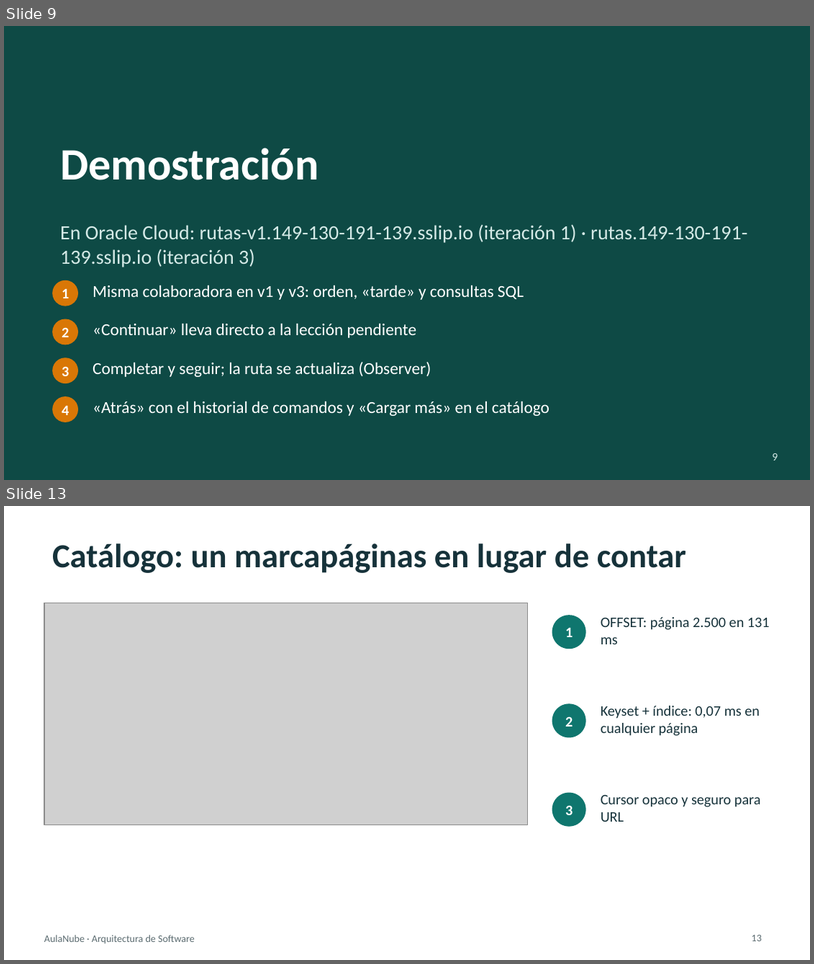
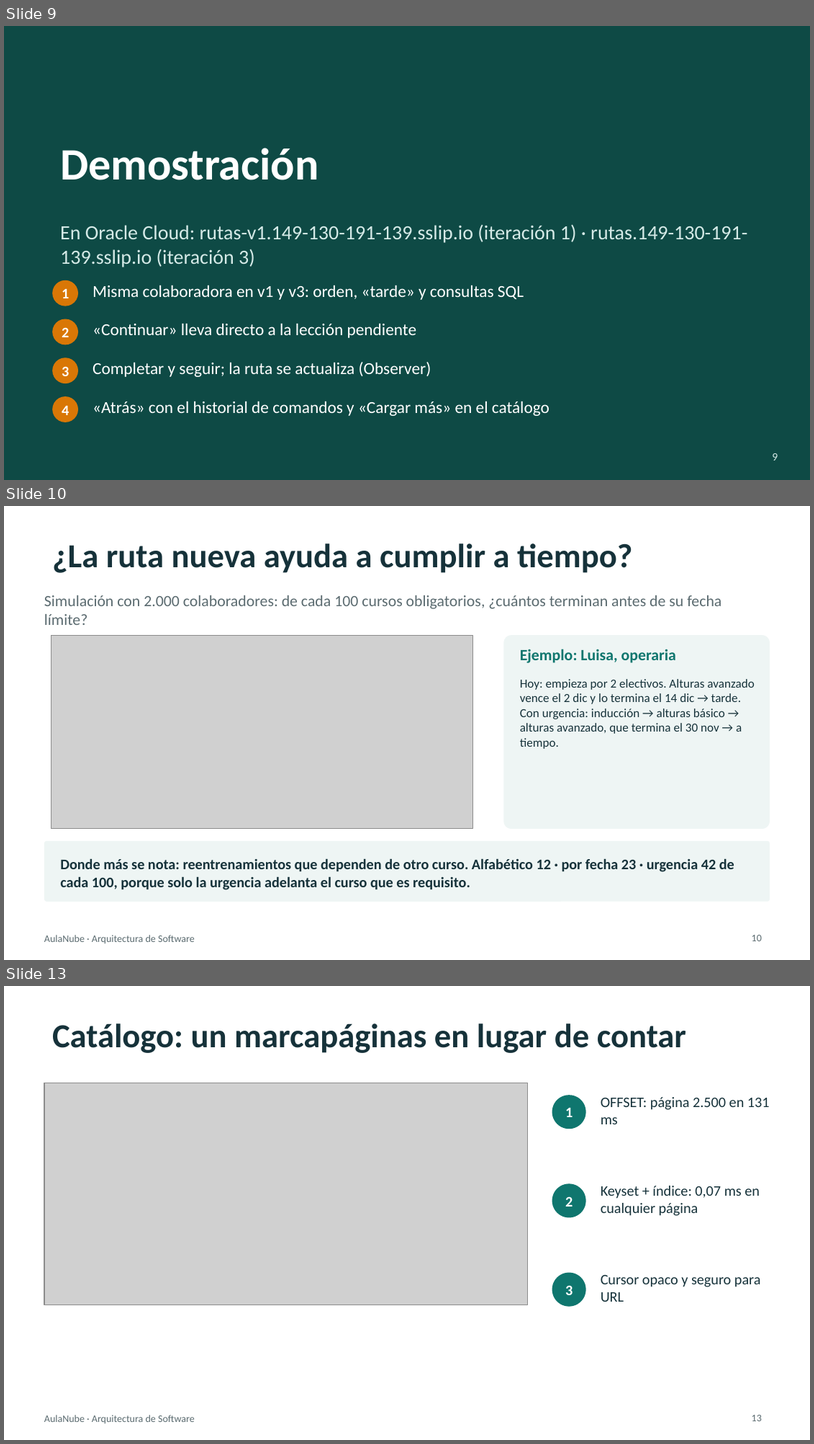
Before and after one commit to augustocco/aulanube-rutas, a slide deck: docs/presentacion/Presentacion-AulaNube-Rutas.pptx. Shown one above the other, each under a label of ours: slides 9 and 13 before the commit, slides 9, 10 and 13 after it; the slides between them are not shown. The pictures are 814x964 and 814x1444 pixels, drawn with LibreOffice and Linux fonts; fonts in the diff are those of the drawing; grey boxes stand for pictures. Boxes give left, top, right and bottom in pixels: in the first picture for what was removed or moved away, otherwise in the second. Text is boxed around its words. In the diff, an @@ line names an element or a change of style, - is before the commit and + after.

```diff
--- a/docs/presentacion/Presentacion-AulaNube-Rutas.pptx
+++ b/docs/presentacion/Presentacion-AulaNube-Rutas.pptx
@@ slide 10 added at [4, 506, 810, 960], background #FFFFFF; not listed: 1 template element that a slide beside it also shows @@
@@ title added at [52, 543, 633, 573], 30 pt, text #16323A, bold @@
+¿La ruta nueva ayuda a cumplir a tiempo?
@@ text added at [44, 595, 722, 625], 14 pt, text #5B6B70 @@
+Simulación con 2.000 colaboradores: de cada 100 cursos obligatorios, ¿cuántos terminan antes de su fecha límite?
@@ picture added at [52, 635, 473, 829] @@
@@ rounded rectangle added at [504, 635, 770, 829], fill #EEF5F4 @@
@@ text added at [520, 649, 676, 663], 14 pt, text #0F766E, bold @@
+Ejemplo: Luisa, operaria
@@ text added at [520, 679, 754, 749], 11 pt, text #16323A @@
+Hoy: empieza por 2 electivos. Alturas avanzado vence el 2 dic y lo termina el 14 dic → tarde.
+Con urgencia: inducción → alturas básico → alturas avanzado, que termina el 30 nov → a tiempo.
@@ rounded rectangle added at [44, 841, 770, 901], fill #EEF5F4 @@
@@ text added at [60, 858, 735, 890], 13 pt, text #16323A, bold @@
+Donde más se nota: reentrenamientos que dependen de otro curso. Alfabético 12 · por fecha 23 · urgencia 42 de cada 100, porque solo la urgencia adelanta el curso que es requisito.
@@ page number added at [752, 934, 762, 941], 9 pt, text #5B6B70 @@
+10
```
Also in this commit, not shown: 1 slide changed, 2 other slides added, 3 slides removed, 7 other files.
